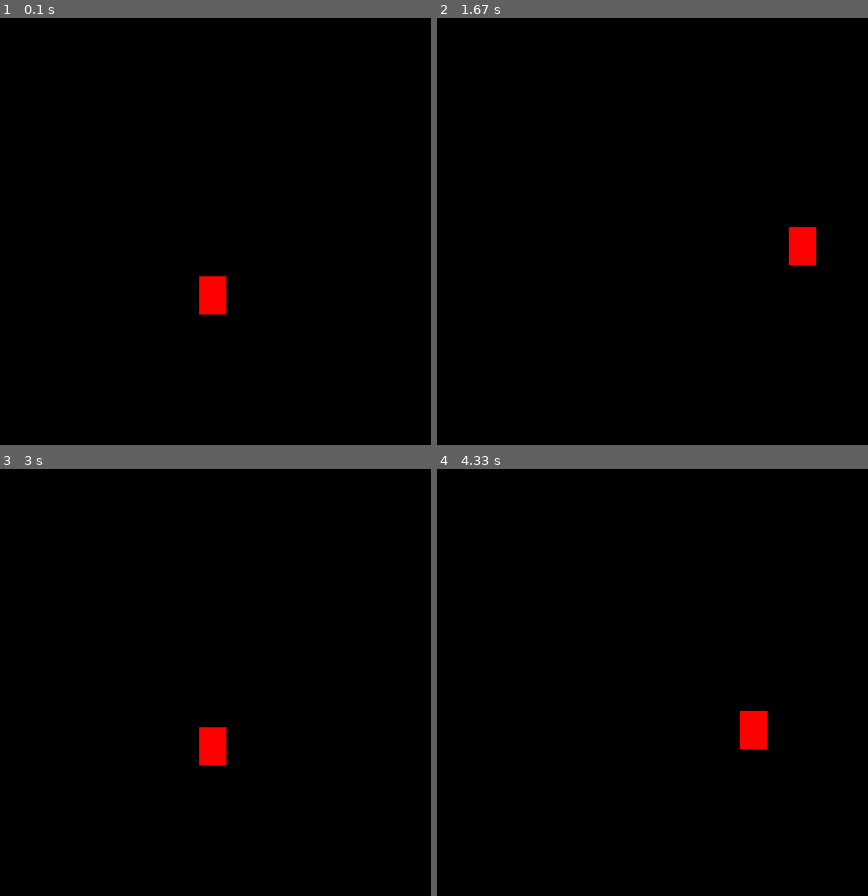
Above: before the commit, frames 1-4 (two rows, left to right).
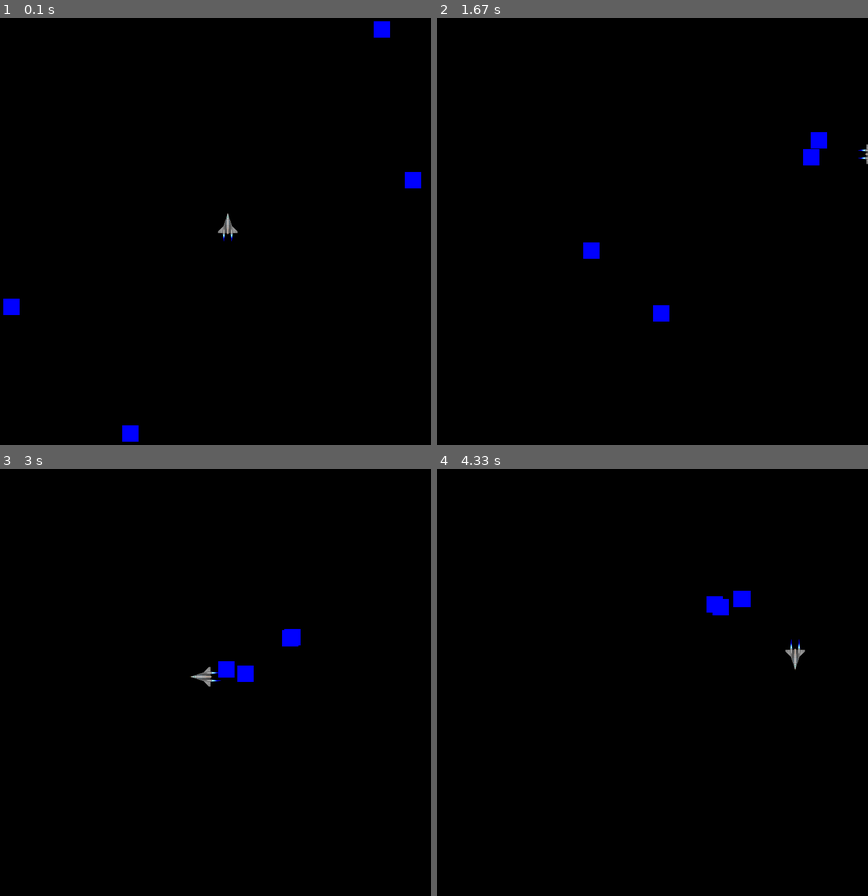
Above: after the commit, the same moments.

Repository: salviolorenzo/DC_pygame_Mini-game
Game: pygame game, started from first-draft.py
Same seed, same stepped clock (60 frames per second), same inputs: the game is played once before the commit and once after it.
Inputs:
- Up to frame 1 (0.1 s): no input
- Up to frame 2 (1.67 s): hold Right 0.33-0.8 s; hold Up 0.83-1.13 s; hold Right 1.17-1.63 s
- Up to frame 3 (3 s): hold Left 1.67-2.2 s; hold Down 2.23-2.53 s; hold Left 2.57-2.97 s
- Up to frame 4 (4.33 s): hold Up 3-3.37 s; hold Right 3.4-4.03 s; hold Down from 4.07 s (still down)

The runs differ from the first frame. In frame 1, 1.3% of the frame differs, in the area x 0-98%, y 0-100%; in frame 2, 1.2%; in frame 3, 1.1%; in frame 4, 1.0%.

Commit message:
added enemy sprites, images for player, improved movement

Diff:
--- a/first-draft.py
+++ b/first-draft.py
@@ -1,4 +1,8 @@
 import pygame
+import sys
+from random import randint
+from time import sleep
+import math
 
 pygame.init()
 #game window dimensions
@@ -8,52 +12,127 @@
 screen = pygame.display.set_mode((screen_width, screen_height))
 #window name
 game_name = pygame.display.set_caption('This Game')
-#character dimensions
-width = 50
-height = 70
-#starting positions-x/y
-x = (screen_width/2) - width/2
-y = screen_height*0.6
-#character movement velocity
-vel = 5
 
-isJump = False
-jumpCount = 10
+ship_images = [pygame.image.load('images/ship_up.png'), pygame.image.load('images/ship_up_right.png'), pygame.image.load('images/ship_right.png'), pygame.image.load('images/ship_down_right.png'), pygame.image.load('images/ship_down.png'), pygame.image.load('images/ship_down_left.png'), pygame.image.load('images/ship_left.png'), pygame.image.load('images/ship_up_left.png')]
+#colors
+white = (255,255,255)
+black = (0,0,0)
+red = (255,0,0)
+green = (0,255,0)
+blue = (0,0,255)
+
+class Player(pygame.sprite.Sprite):
+    def __init__(self,x,y):
+        pygame.sprite.Sprite.__init__(self)
+        self.width = 30
+        self.height = 30
+        self.image = pygame.Surface((self.width,self.height))
+        self.image = ship_images[0]
+        self.rect = self.image.get_rect()
+        self.x = x
+        self.y = y
+        self.vel = 7.5
+
+        pygame.draw.rect(self.image, red, [self.x,self.y, 30,50])
+
+        self.rect = self.image.get_rect()
+
+    def move_left(self):
+        self.image = ship_images[6]
+        self.x -= self.vel
+    def move_right(self):
+        self.image = ship_images[2]
+        self.x += self.vel
+    def move_up(self):
+        self.image = ship_images[0]
+        self.y -= self.vel
+    def move_down(self):
+        self.image = ship_images[4]
+        self.y += self.vel
+
+    def update(self):
+        #movements based on key presses
+        pressed = pygame.key.get_pressed()
+        if pressed[pygame.K_RIGHT] and self.x < screen_width - self.width:
+            self.move_right()
+        if pressed[pygame.K_LEFT] and self.x > 0:
+            self.move_left()
+        if pressed[pygame.K_UP] and self.y > 0:
+           self.move_up()
+        if pressed[pygame.K_DOWN] and self.y < screen_height - self.height:
+            self.move_down()
+
+        #images with multiple key presses
+        if pressed[pygame.K_DOWN] and pressed[pygame.K_RIGHT]:
+            self.image = ship_images[3]
+        elif pressed[pygame.K_UP] and pressed[pygame.K_RIGHT]:
+            self.image = ship_images[1]
+        elif pressed[pygame.K_DOWN] and pressed[pygame.K_LEFT]:
+            self.image = ship_images[5]
+        elif pressed[pygame.K_UP] and pressed[pygame.K_LEFT]:
+            self.image = ship_images[7]
+
+class Enemy(pygame.sprite.Sprite):
+    def __init__(self,direction, x, y):
+        super(Enemy, self).__init__()
+        self.width = 30
+        self.height = 30
+        self.image = pygame.Surface((self.width, self.height))
+        self.image.fill((blue))
+        self.rect = self.image.get_rect()
+        self.x = x
+        self.y = y
+        self.vel = 3
+        self.direction = direction
+
+        pygame.draw.rect(self.image, blue, [self.x,self.y, 30,30])
+
+    def chase(self):
+        # find normalized direction vector (dx, dy) between enemy and player
+        dx, dy = self.x - hero.x, self.y - hero.y
+        dist = math.hypot(dx, dy)
+        dx, dy = dx / dist, dy / dist
+        # move along this normalized vector towards the player at current speed
+        self.x += -dx * self.vel
+        self.y += -dy * self.vel
+
 
 end = False
 clock = pygame.time.Clock()
+#generate player character
+hero = Player(screen_width/2, screen_height*.45)
+
+#generate enemies on all sides
+enemy_left = Enemy('right', 0, randint(0,screen_height-30))
+enemy_right = Enemy('left', screen_width-enemy_left.width, randint(0, screen_height- enemy_left.height))
+enemy_top = Enemy('down', randint(0,screen_width-enemy_left.width), 0)
+enemy_bottom = Enemy('up', randint(0,screen_width-enemy_left.width), screen_height-enemy_top.height)
+
+#sprite groups
+enemies = pygame.sprite.Group()
+enemies.add(enemy_bottom, enemy_left, enemy_right, enemy_top)
+all_sprites = pygame.sprite.Group()
+all_sprites.add(hero, enemy_bottom, enemy_left, enemy_right, enemy_top)
+
+#blit all sprites to screen
+def blit_all():
+    for character in all_sprites:
+        screen.blit(character.image, (character.x, character.y))
 
 while not end:
     for event in pygame.event.get():
         if event.type == pygame.QUIT:
             end = True
+            quit()
 
-    pressed = pygame.key.get_pressed()
-    if pressed[pygame.K_RIGHT] and x < screen_width - width:
-        x += vel
-    if pressed[pygame.K_LEFT] and x > 0:
-        x -= vel
 
-    if not isJump:
-        if pressed[pygame.K_UP] and y > 0:
-           y -= vel
-        if pressed[pygame.K_DOWN] and y < screen_height - height:
-            y += vel
-        if pressed[pygame.K_SPACE]:
-            isJump = True
-    else:
-        if jumpCount >= -10:
-            neg = 1
-            if jumpCount < 0:
-                neg = -1
-            y -= (jumpCount ** 2) * 0.5 * neg
-            jumpCount -= 1
-        else:
-            isJump = False
-            jumpCount = 10
-    screen.fill((0,0,0))
-    pygame.draw.rect(screen, (255,0,0), pygame.Rect(x,y,width,height))
-
+    screen.fill(black)
+    enemy_bottom.chase()
+    enemy_left.chase()
+    enemy_right.chase()
+    enemy_top.chase()
+    hero.update()
+    blit_all()
 
     pygame.display.update()
     clock.tick(60)
Binary file added: images/ship_down.png
Binary file added: images/ship_down_left.png
Binary file added: images/ship_down_right.png
Binary file added: images/ship_left.png
Binary file added: images/ship_right.png
Binary file added: images/ship_up.png
Binary file added: images/ship_up_left.png
Binary file added: images/ship_up_right.png
